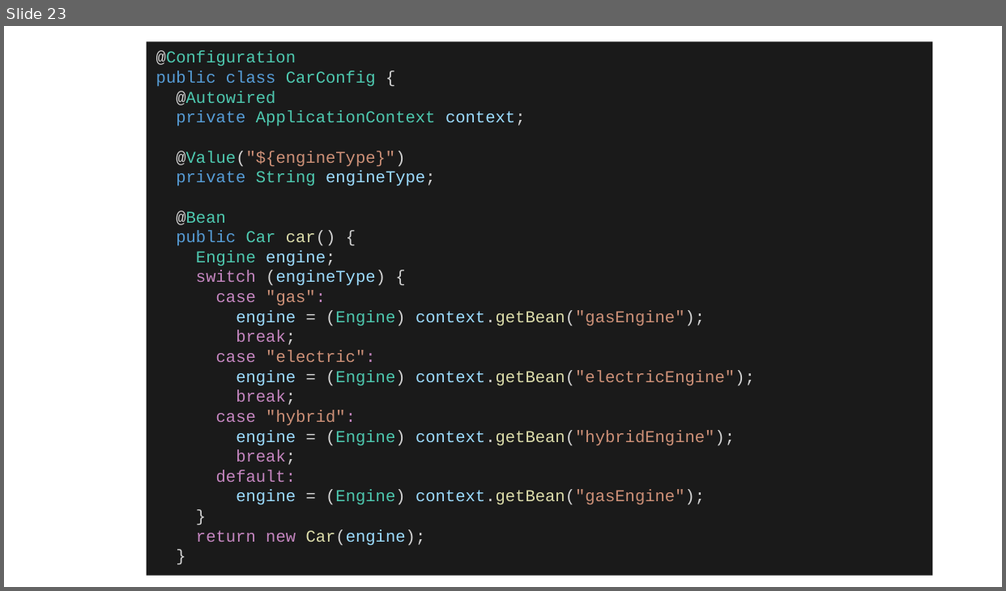
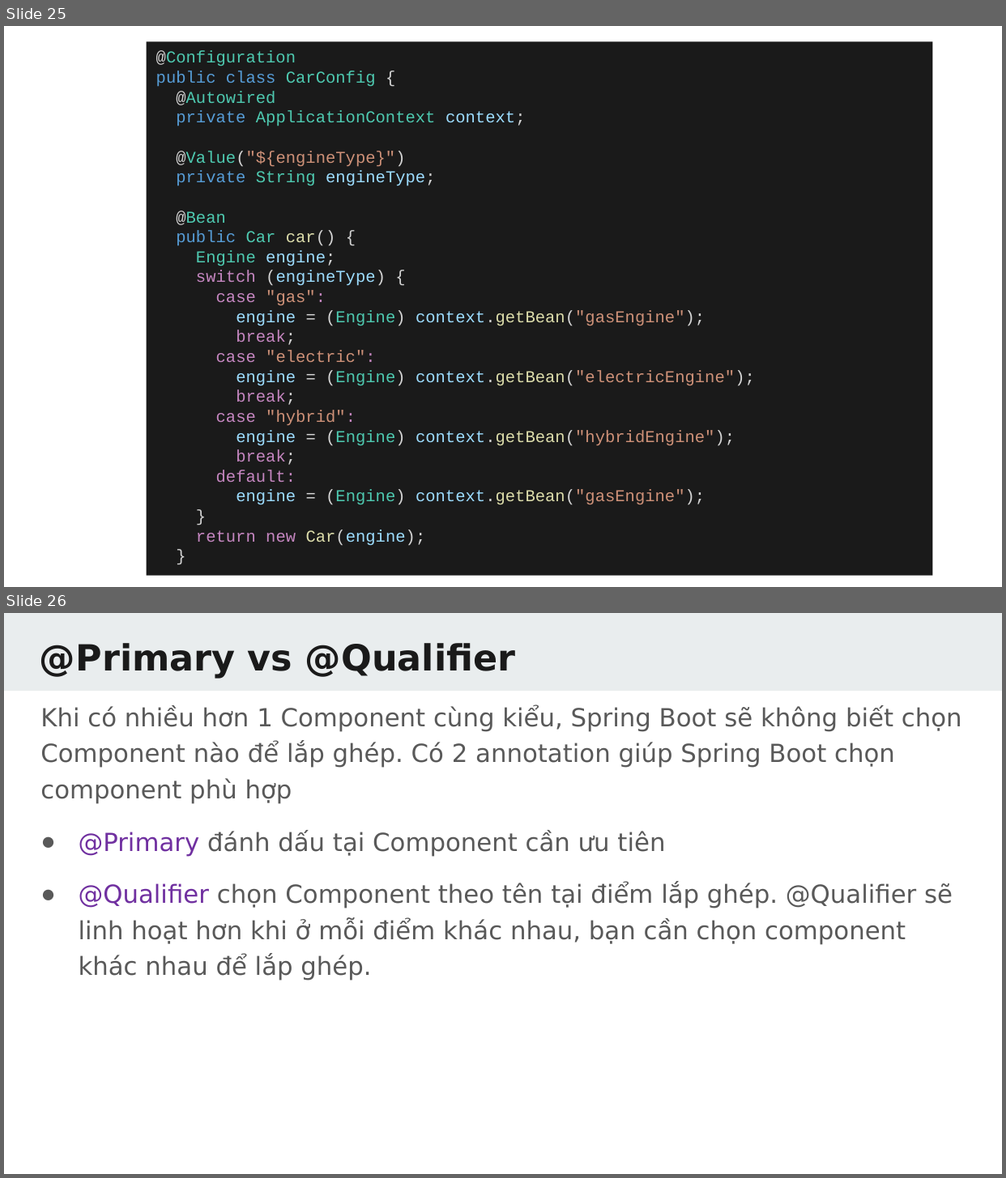
Before and after one commit to TechMaster/springboot2, a slide deck: 07 Dependency Injection/DependencyInjection.pptx. Shown one above the other, each under a label of ours: slide 23 before the commit, slides 25 and 26 after it. The pictures are 1006x591 and 1006x1178 pixels, drawn with LibreOffice and Linux fonts; fonts in the diff are those of the drawing. Boxes give left, top, right and bottom in pixels: in the first picture for what was removed or moved away, otherwise in the second. Text is boxed around its words. In the diff, an @@ line names an element or a change of style, - is before the commit and + after.

```diff
--- a/07 Dependency Injection/DependencyInjection.pptx
+++ b/07 Dependency Injection/DependencyInjection.pptx
@@ slide 26 added at (x1=4, y1=613, x2=1002, y2=1174), background #FFFFFF @@
@@ rectangle added at (x1=4, y1=613, x2=1002, y2=691), fill #E9EDEE @@
@@ title added at (x1=40, y1=643, x2=515, y2=679), 26 pt, text #1A1A1A, bold @@
+@Primary vs @Qualifier
@@ text added at (x1=40, y1=706, x2=962, y2=981), 18 pt, text #595959 @@
+Khi có nhiều hơn 1 Component cùng kiểu, Spring Boot sẽ không biết chọn Component nào để lắp ghép. Có 2 annotation giúp Spring Boot chọn component phù hợp
+● @Primary đánh dấu tại Component cần ưu tiên
+● @Qualifier chọn Component theo tên tại điểm lắp ghép. @Qualifier sẽ linh hoạt hơn khi ở mỗi điểm khác nhau, bạn cần chọn component khác nhau để lắp ghép.
@@ what was slide 23 is now slide 25 @@
```
Also in this commit, not shown: 3 slides changed, 5 other slides added, 1 slide removed, 35 other files.
